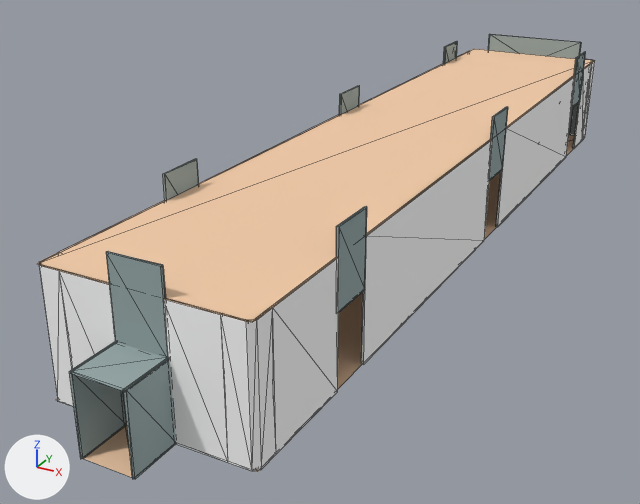
Two versions of the OBJ model assets/borga map/upper corridor.obj, one commit apart.
The view is the same before and after, from a 50 mm camera at (24.0, -6.9, 39.0) aimed at (5.1, 27.4, 21.8). Lighting does not change. The marker at lower left points along +X, +Y and +Z. Mesh edges are drawn as thin lines. Where no turn or scale is listed for an object, it has been applied to the vertices.

Names of what the first picture shows: 'result.026_Cube.046', 'wall.153_wall.015', 'wall.154_wall.015', 'wall.155_wall.015', 'wall.157_wall.002', 'wall.158_wall.002', 'wall.159_wall.002', 'wall.160_wall.002', 'wall.161_wall.002', 'wall.163_wall.002', 'wall.166_wall.010', 'wall.167_wall.010', 'wall.168_wall.010', 'wall.169_wall.010', 'wall.170_wall.010', 'wall.171_wall.018', 'wall.173_wall.002', 'wall.174_wall.002', 'wall.175_wall.010', 'wall.219_wall.010', 'wall.221_wall.010', 'wall.222_wall.010', 'wall.223_wall.010'.
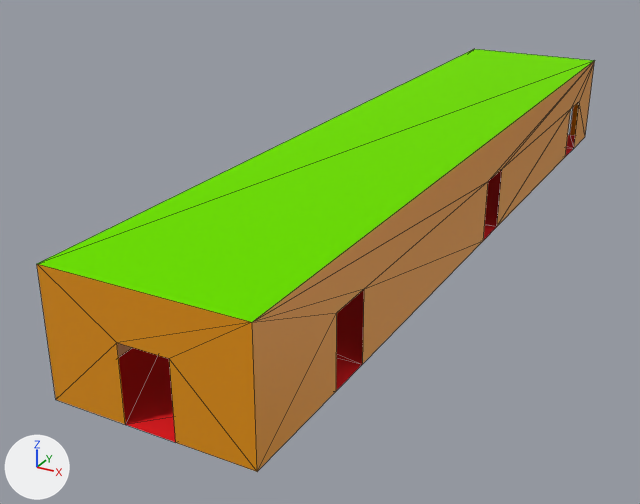
Diff of the bpy script that builds the scene:
```diff
--- a/assets/borga map/upper corridor.obj.py
+++ b/assets/borga map/upper corridor.obj.py
@@ mat_top @@
+mat_top = principled_material('top')
+mat_top.base_color = (0.275, 0.922, 0.0)  # green #8ff600
+mat_top.metallic = 1.0
+mat_top.roughness = 0.933
@@ me_result_026_cube_046 @@
-me_result_026_cube_046.from_pydata(...)  # 20 vertices, 16 faces; spans x 2.0..12.0, y 9.0..51.0, z 22.5..27.5
+me_result_026_cube_046.from_pydata(...)  # 40 vertices, 60 faces; spans x 4.0..12.0, y 11.0..51.0, z 22.5..27.5
+# me_result_026_cube_046 part 1
+# 6 vertices are removed from x 2.0..9.0, y 9.0..33.5, z 22.5
+# 13 faces are deleted
+# 10 vertices are added at x 4.0..12.0, y 16.0..51.0, z 22.5
+# 6 new vertices lie (0.0, 0.0, 3.0) away from vertices in x 4.0..9.0, y 11.0..33.5, z 22.5
+# 10 new vertices lie (0.0, 0.0, 3.0) away from vertices in x 4.0..12.0, y 16.0..51.0, z 22.5
+# 40 new faces join them, mat_wall (orange #e79400)
+# 17 new faces join them, mat_bottom (red #f3000c)
+# me_result_026_cube_046 part 2: 1 face spanning x 4.0..7.0, y 11.0..17.5, z 22.5 switches from mat_wood (beige #f3cca8) to mat_bottom (red #f3000c)
+# me_result_026_cube_046 part 3: 2 faces spanning x 4.0..12.0, y 11.0..51.0, z 27.5 switch from mat_wood (beige #f3cca8) to mat_top (green #8ff600)
+me_result_026_cube_046.materials.append(mat_wall)  # orange #e79400
+me_result_026_cube_046.materials.append(mat_bottom)  # red #f3000c
@@ ob_wall_153_wall_015 @@
-ob_wall_153_wall_015 = bpy.data.objects.new('wall.153_wall.015', me_wall_153_wall_015)
@@ ob_wall_154_wall_015 @@
-ob_wall_154_wall_015 = bpy.data.objects.new('wall.154_wall.015', me_wall_154_wall_015)
@@ ob_wall_155_wall_015 @@
-ob_wall_155_wall_015 = bpy.data.objects.new('wall.155_wall.015', me_wall_155_wall_015)
@@ ob_wall_157_wall_002 @@
-ob_wall_157_wall_002 = bpy.data.objects.new('wall.157_wall.002', me_wall_157_wall_002)
@@ ob_wall_158_wall_002 @@
-ob_wall_158_wall_002 = bpy.data.objects.new('wall.158_wall.002', me_wall_158_wall_002)
@@ ob_wall_159_wall_002 @@
-ob_wall_159_wall_002 = bpy.data.objects.new('wall.159_wall.002', me_wall_159_wall_002)
@@ ob_wall_160_wall_002 @@
-ob_wall_160_wall_002 = bpy.data.objects.new('wall.160_wall.002', me_wall_160_wall_002)
@@ ob_wall_161_wall_002 @@
-ob_wall_161_wall_002 = bpy.data.objects.new('wall.161_wall.002', me_wall_161_wall_002)
@@ ob_wall_162_wall_002 @@
-ob_wall_162_wall_002 = bpy.data.objects.new('wall.162_wall.002', me_wall_162_wall_002)
@@ ob_wall_163_wall_002 @@
-ob_wall_163_wall_002 = bpy.data.objects.new('wall.163_wall.002', me_wall_163_wall_002)
@@ ob_wall_164_wall_002 @@
-ob_wall_164_wall_002 = bpy.data.objects.new('wall.164_wall.002', me_wall_164_wall_002)
@@ ob_wall_166_wall_010 @@
-ob_wall_166_wall_010 = bpy.data.objects.new('wall.166_wall.010', me_wall_166_wall_010)
@@ ob_wall_167_wall_010 @@
-ob_wall_167_wall_010 = bpy.data.objects.new('wall.167_wall.010', me_wall_167_wall_010)
@@ ob_wall_168_wall_010 @@
-ob_wall_168_wall_010 = bpy.data.objects.new('wall.168_wall.010', me_wall_168_wall_010)
@@ ob_wall_169_wall_010 @@
-ob_wall_169_wall_010 = bpy.data.objects.new('wall.169_wall.010', me_wall_169_wall_010)
@@ ob_wall_170_wall_010 @@
-ob_wall_170_wall_010 = bpy.data.objects.new('wall.170_wall.010', me_wall_170_wall_010)
@@ ob_wall_171_wall_018 @@
-ob_wall_171_wall_018 = bpy.data.objects.new('wall.171_wall.018', me_wall_171_wall_018)
@@ ob_wall_173_wall_002 @@
-ob_wall_173_wall_002 = bpy.data.objects.new('wall.173_wall.002', me_wall_173_wall_002)
@@ ob_wall_174_wall_002 @@
-ob_wall_174_wall_002 = bpy.data.objects.new('wall.174_wall.002', me_wall_174_wall_002)
@@ ob_wall_175_wall_010 @@
-ob_wall_175_wall_010 = bpy.data.objects.new('wall.175_wall.010', me_wall_175_wall_010)
@@ ob_wall_219_wall_010 @@
-ob_wall_219_wall_010 = bpy.data.objects.new('wall.219_wall.010', me_wall_219_wall_010)
@@ ob_wall_221_wall_010 @@
-ob_wall_221_wall_010 = bpy.data.objects.new('wall.221_wall.010', me_wall_221_wall_010)
@@ ob_wall_222_wall_010 @@
-ob_wall_222_wall_010 = bpy.data.objects.new('wall.222_wall.010', me_wall_222_wall_010)
@@ ob_wall_223_wall_010 @@
-ob_wall_223_wall_010 = bpy.data.objects.new('wall.223_wall.010', me_wall_223_wall_010)
```

What differs and where, as boxes (x1, y1, x2, y2) in the pictures (640 x 504 px):
'result.026_Cube.046', reshaped: before (37, 49, 595, 477); after (37, 49, 595, 471)
'wall.159_wall.002', deleted: before (361, 139, 493, 365)
'wall.160_wall.002', deleted: before (271, 257, 339, 454)
'wall.173_wall.002', deleted: before (163, 299, 228, 462)
'wall.154_wall.015', deleted: before (221, 307, 276, 471)
'wall.158_wall.002', deleted: before (496, 76, 576, 227)
'wall.175_wall.010', deleted: before (106, 251, 168, 358)
'wall.221_wall.010', deleted: before (123, 358, 176, 479)
'wall.174_wall.002', deleted: before (59, 270, 116, 369)
'wall.222_wall.010', deleted: before (69, 342, 127, 459)
'wall.223_wall.010', deleted: before (70, 342, 168, 392)
'wall.153_wall.015', deleted: before (39, 252, 74, 407)
'wall.168_wall.010', deleted: before (336, 206, 367, 313)
'wall.171_wall.018', deleted: before (488, 34, 581, 59)
'wall.167_wall.010', deleted: before (163, 159, 199, 201)
'wall.169_wall.010', deleted: before (489, 107, 508, 181)
'wall.157_wall.002', deleted: before (573, 63, 592, 149)
'wall.170_wall.010', deleted: before (572, 52, 586, 108)
'wall.166_wall.010', deleted: before (339, 86, 360, 115)
'wall.155_wall.015', deleted: before (569, 59, 595, 140)
'wall.219_wall.010', deleted: before (444, 42, 457, 64)
'wall.161_wall.002', deleted: before (59, 200, 165, 253)
'wall.162_wall.002', deleted: before (199, 115, 339, 184)
'wall.163_wall.002', deleted: before (360, 64, 443, 105)
part 1 of me_result_026_cube_046, built on: before (83, 135, 574, 477); after (37, 61, 595, 471)
part 2 of me_result_026_cube_046, recoloured: before (56, 392, 127, 422); after (118, 348, 158, 424)
part 3 of me_result_026_cube_046, recoloured (beige to green): (37, 49, 595, 322) in both
